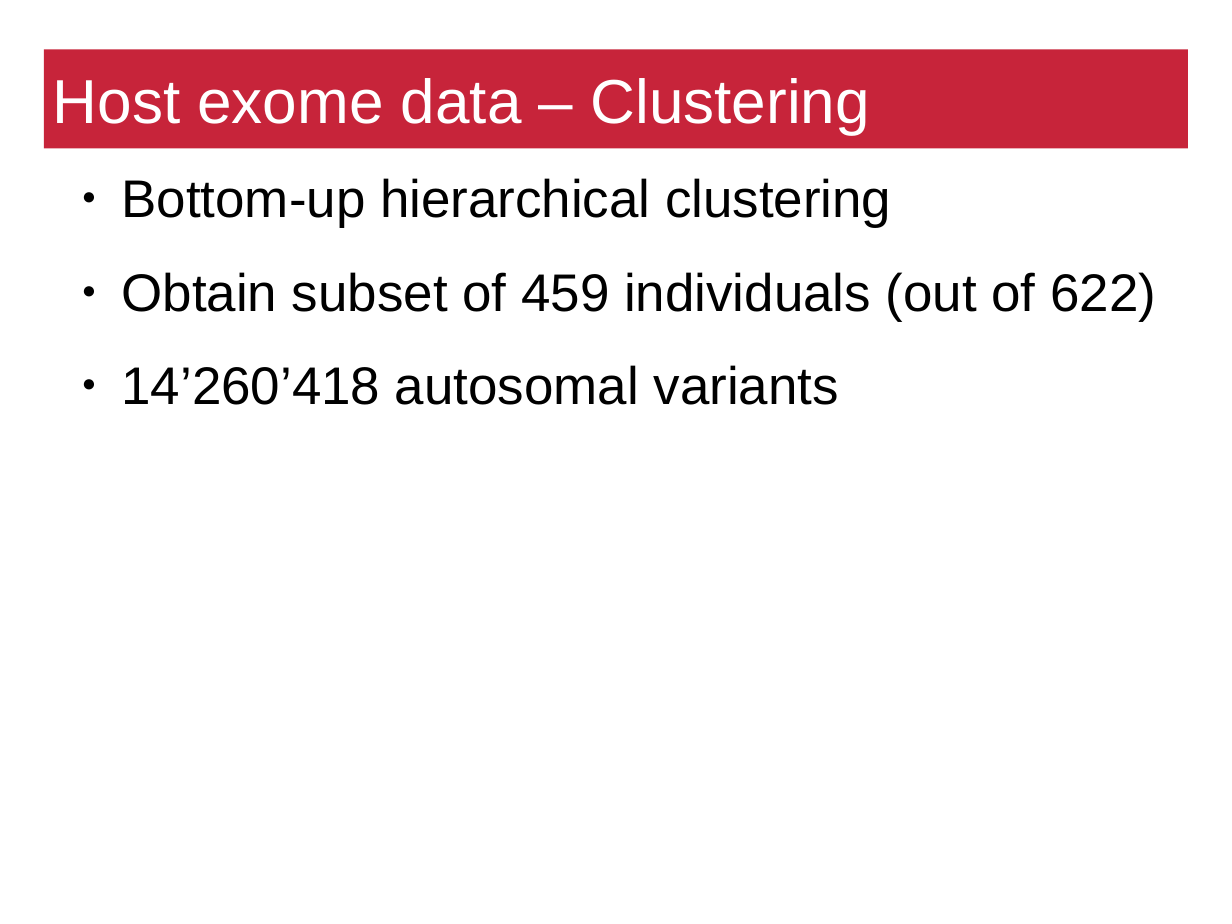
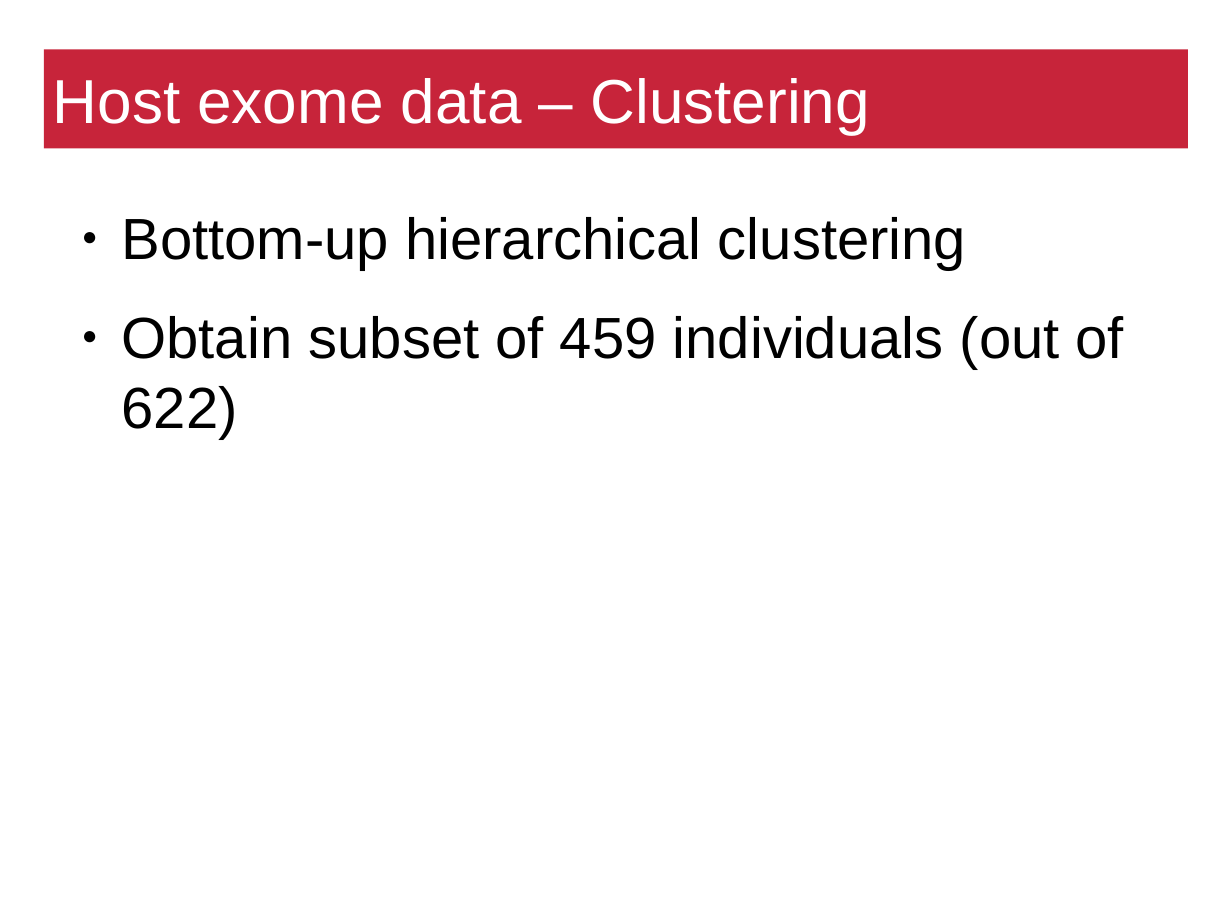
Before and after one commit to matthiaszeller/HBV, a slide deck: slide 15 of Presentation.odp. Drawn at 1232x924 pixels with LibreOffice and Linux fonts; fonts in the diff are those of the drawing; background and template pictures are left out. Boxes give left, top, right and bottom in pixels: in the first picture for what was removed or moved away, otherwise in the second. Text is boxed around its words. In the diff, an @@ line names an element or a change of style, - is before the commit and + after.

```diff
--- a/Presentation.odp
+++ b/Presentation.odp
@@ text "Bottom-up hierarchical clustering": place and size @@
-text "Bottom-up hierarchical clustering" at box(122, 178, 1156, 405)
+text "Bottom-up hierarchical clustering" at box(122, 217, 1124, 439)
@@ text "Bottom-up hierarchical clustering" at box(122, 217, 1124, 439): size 34.1 to 37.4 pt @@
@@ text at box(122, 365, 839, 405): paragraph removed @@
-● 14’260’418 autosomal variants
```
Also in this commit, not shown: 8 other slides changed, 5 slides added, 4 slides removed.
